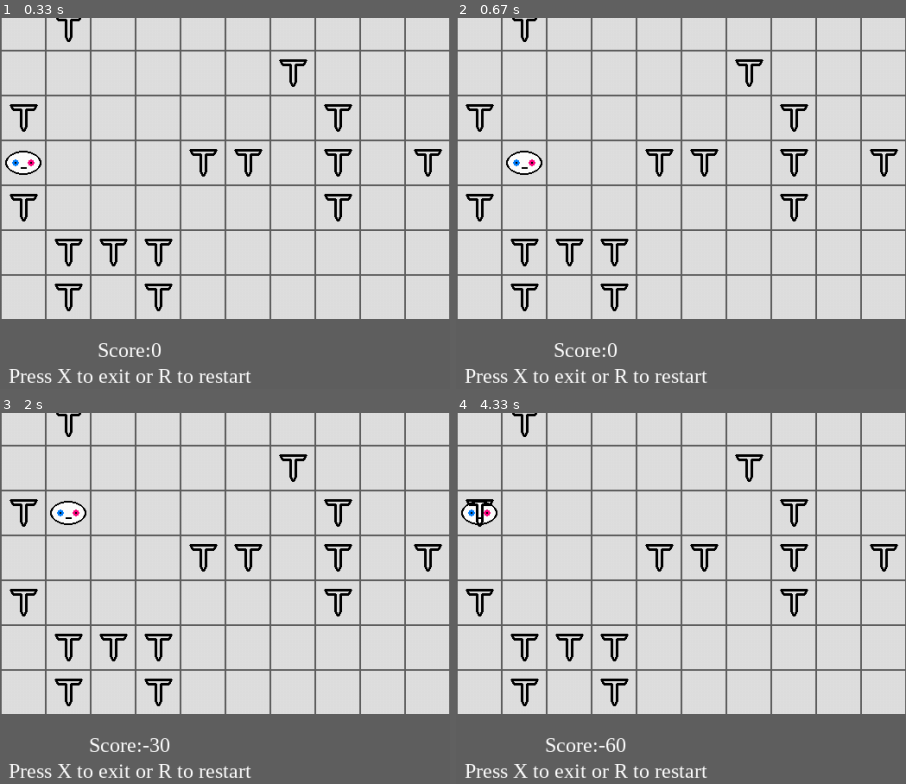
Above: before the commit, frames 1-4 (two rows, left to right).
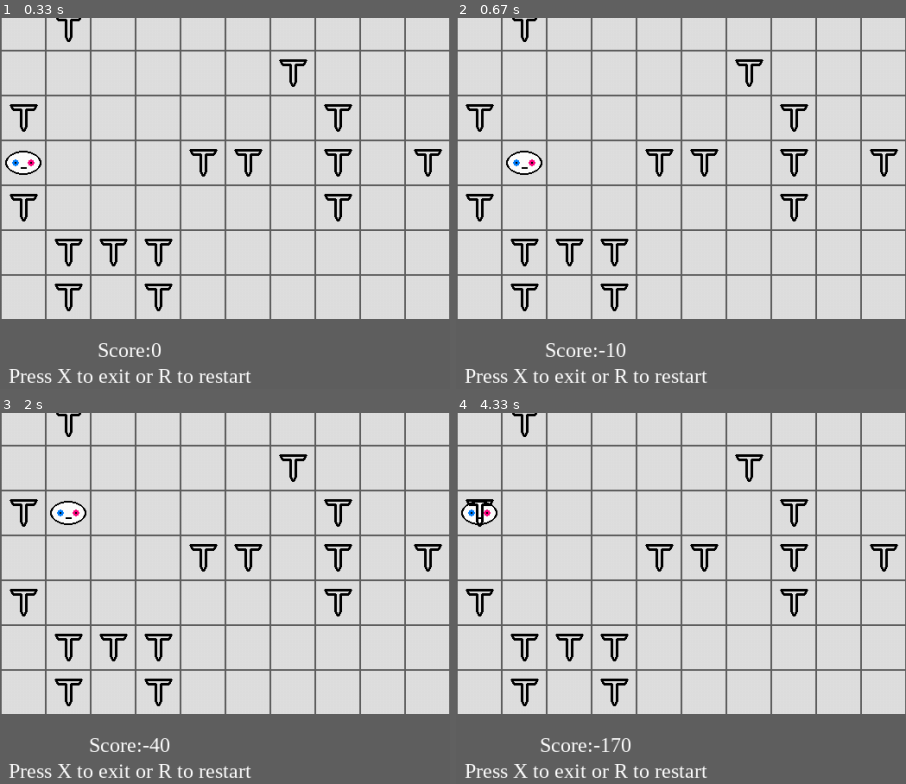
Above: after the commit, the same moments.

Repository: JoseJaramillo/pyGame-board
Game: pygame game, started from Master.py
Two runs of this game, one before a commit and one after it. Both use one fixed random seed, a clock stepped at 60 frames per second and the inputs below.
Inputs:
- Up to frame 1 (0.33 s): no input
- Up to frame 2 (0.67 s): hold Right from 0.33 s (still down)
- Up to frame 3 (2 s): release Right at 0.8 s; hold Up 0.83-1.13 s; hold Right 1.17-1.72 s; hold Left from 1.75 s (still down)
- Up to frame 4 (4.33 s): release Left at 2.42 s; hold Down 2.45-3.27 s; hold Left 3.3-4.22 s; hold Up from 4.25 s (still down)
The pictures show only the part of the screen within x 0-50%, y 50-100%; the shares and areas given below are measured in that part.

Frame 1 is identical in both runs. In frame 2, 0.3% of the frame differs, in the area x 20-38%, y 87-92%; in frame 3, less than 0.1%; in frame 4, 0.4%, in the area x 18-39%, y 87-92%.

Commit message:
Update Master.py
Bug fix

Diff:
--- a/Master.py
+++ b/Master.py
@@ -147,14 +147,18 @@
     global boardSize
     #moving reward
     reward+=-10
+    refresh()
     #Nail position?
     for i in range(len(NailsPos)):
         if not((agent.returnCurrentPos-NailsPos[i]).any()):
             reward+=-100
+            refresh()
     if not((agent.returnCurrentPos-np.asarray(KEY.returnCurrentPos)).any()):
         reward+=1000
         agent.haveKey=True
         KEY.pos(boardSize[0]-1,boardSize[1])
+        refresh()
+
     if (not((agent.returnCurrentPos-DoorPos).any()) and agent.haveKey):
         reward+=5000
         playing =False
@@ -209,7 +213,7 @@
 
     else:
         screen.fill((96,96,255))
-        font=pygame.font.SysFont("timesnewroman", 48)
+        font=pygame.font.SysFont("timesnewroman", 34)
         text = font.render("Score:" + str(reward), True, (255, 255, 255))
         text1 = font.render("Press X to exit or R to restart", True, (255, 255, 255))
 
@@ -260,30 +264,27 @@
         if playing==True:
             if keys[pygame.K_LEFT]:
                 agent.move("LEFT")
-                refresh()
+#                refresh()
                 updateReward()
 
             if keys[pygame.K_RIGHT]:
                 agent.move("RIGHT")
-                refresh()
+#                refresh()
                 updateReward()
 
             if keys[pygame.K_UP]:
                 agent.move("UP")
-                refresh()
+#                refresh()
                 updateReward()
 
             if keys[pygame.K_DOWN]:
                 agent.move("DOWN")
-                refresh()
+#                refresh()
                 updateReward()
 
         if keys[pygame.K_r]:
             playing =True
             finishGame()
             refresh()
-        if keys[pygame.K_w]:
-            agent.move("UP")
-            updateReward()
-            refresh()
+
     clock.tick(30)
